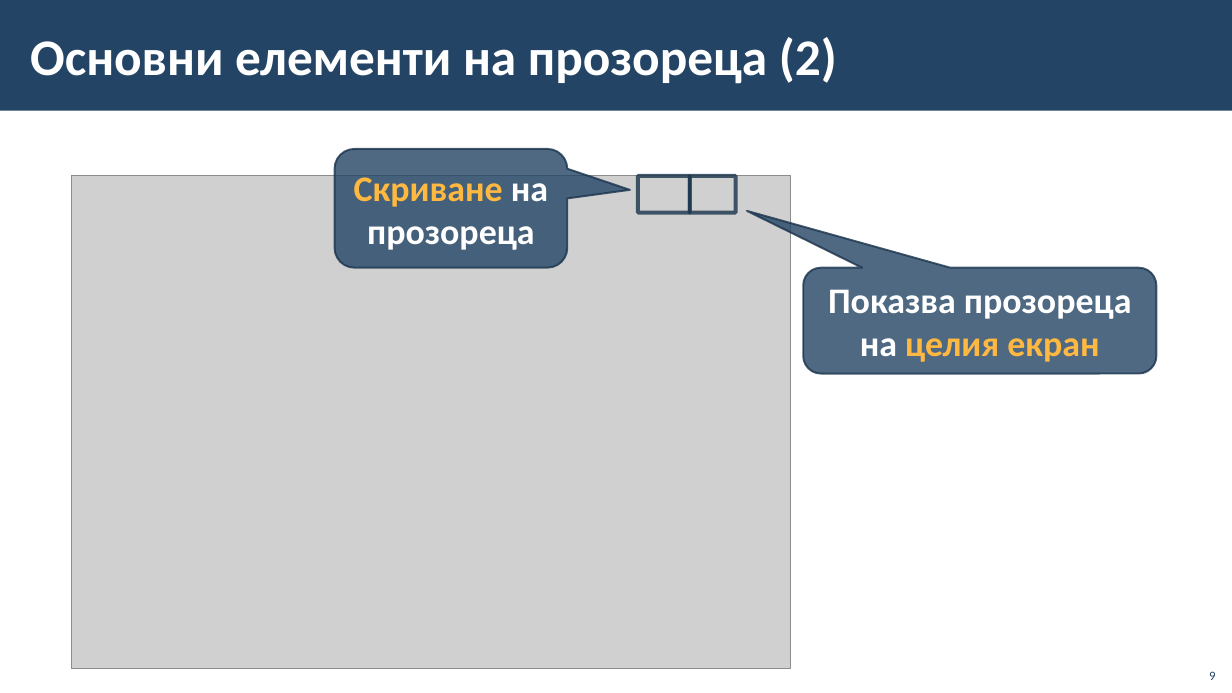
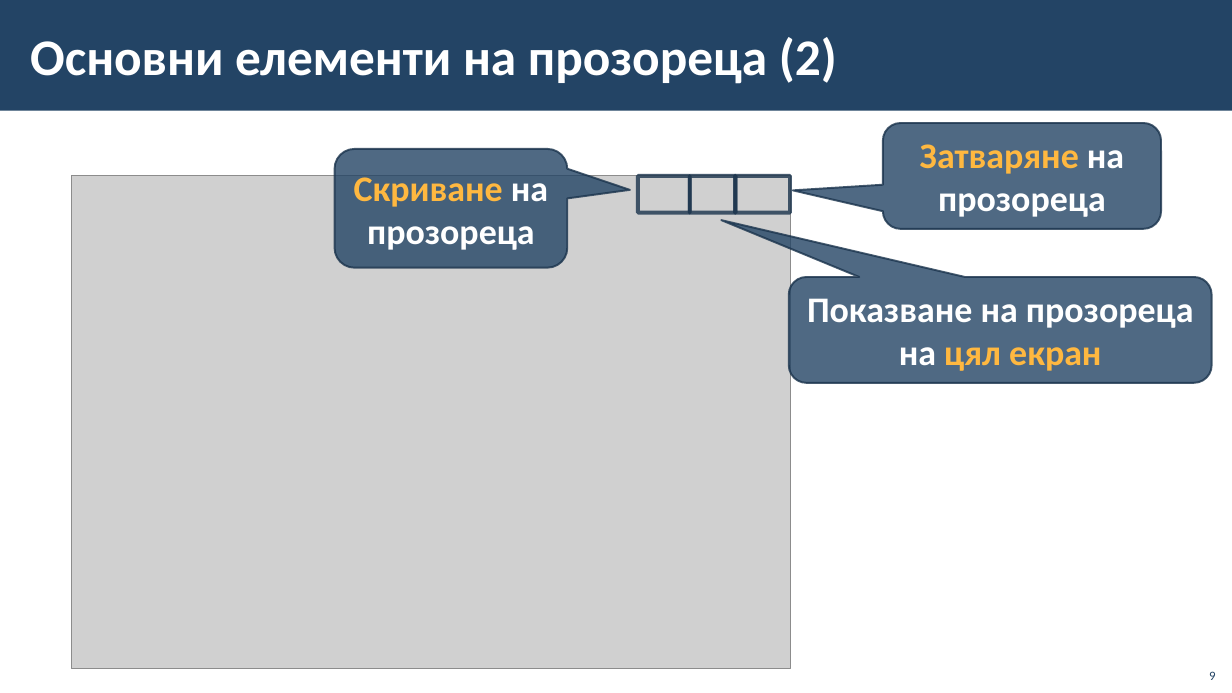
Before and after one commit to BG-IT-Edu/School-Programming, a slide deck: slide 9 of Courses/Computer-Modeling-and-IT/Computer-Modeling-and-IT-5-Class/02-User-Interface/02-User-Interface.pptx. Drawn at 1232x693 pixels with LibreOffice and Linux fonts; fonts in the diff are those of the drawing; grey boxes stand for pictures; background and template pictures are left out. Boxes give left, top, right and bottom in pixels: in the first picture for what was removed or moved away, otherwise in the second. Text is boxed around its words. In the diff, an @@ line names an element or a change of style, - is before the commit and + after.

```diff
--- a/Courses/Computer-Modeling-and-IT/Computer-Modeling-and-IT-5-Class/02-User-Interface/02-User-Interface.pptx
+++ b/Courses/Computer-Modeling-and-IT/Computer-Modeling-and-IT-5-Class/02-User-Interface/02-User-Interface.pptx
@@ rounded speech box added at box(883, 123, 1161, 229), fill #234465 at 80% opacity, outline #1A334C 1.5 pt, 28 pt, text #FFFFFF, bold @@
+Затваряне на прозореца
@@ rectangle added at box(735, 176, 790, 213), outline #1A334C 3 pt @@
@@ rounded speech box "Показване на прозореца на цял ...": place and size @@
-rounded speech box "Показване на прозореца на цял ..." at box(803, 268, 1156, 374)
+rounded speech box "Показване на прозореца на цял ..." at box(789, 277, 1213, 384)
@@ text in rounded speech box at box(807, 298, 1194, 371): text changed @@
-Показва прозореца на целия екран
+Показване на прозореца на цял екран
```
Also in this commit, not shown: 11 other slides changed, 13 other files.
